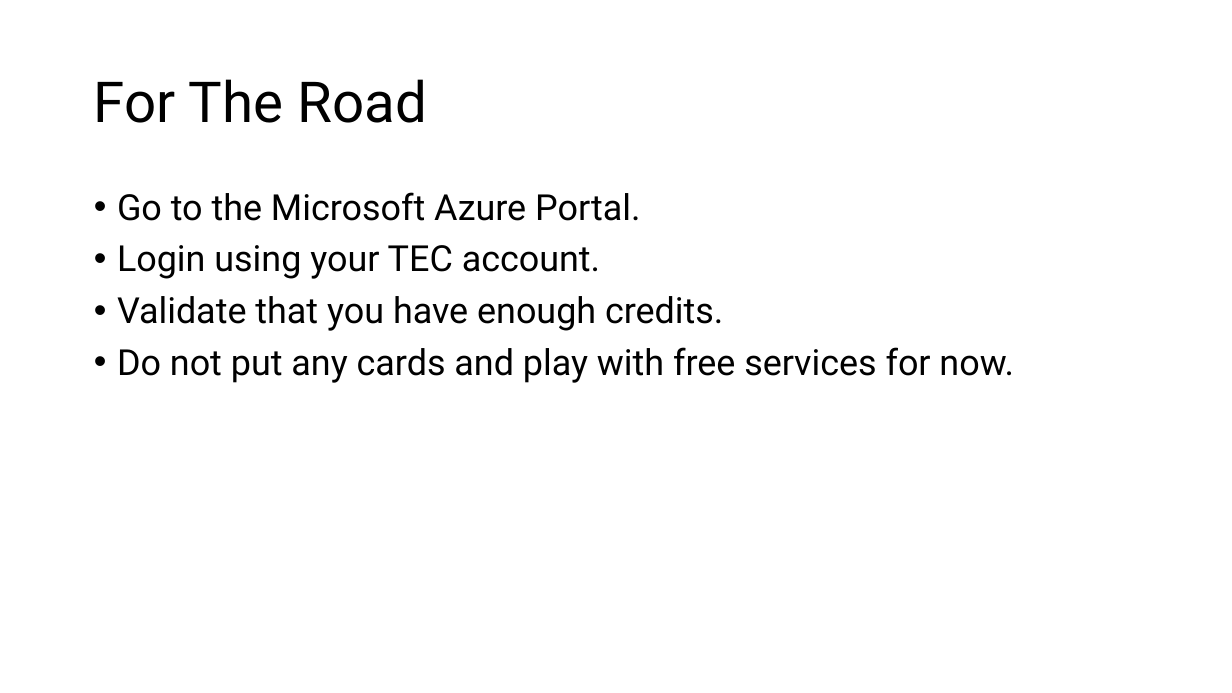
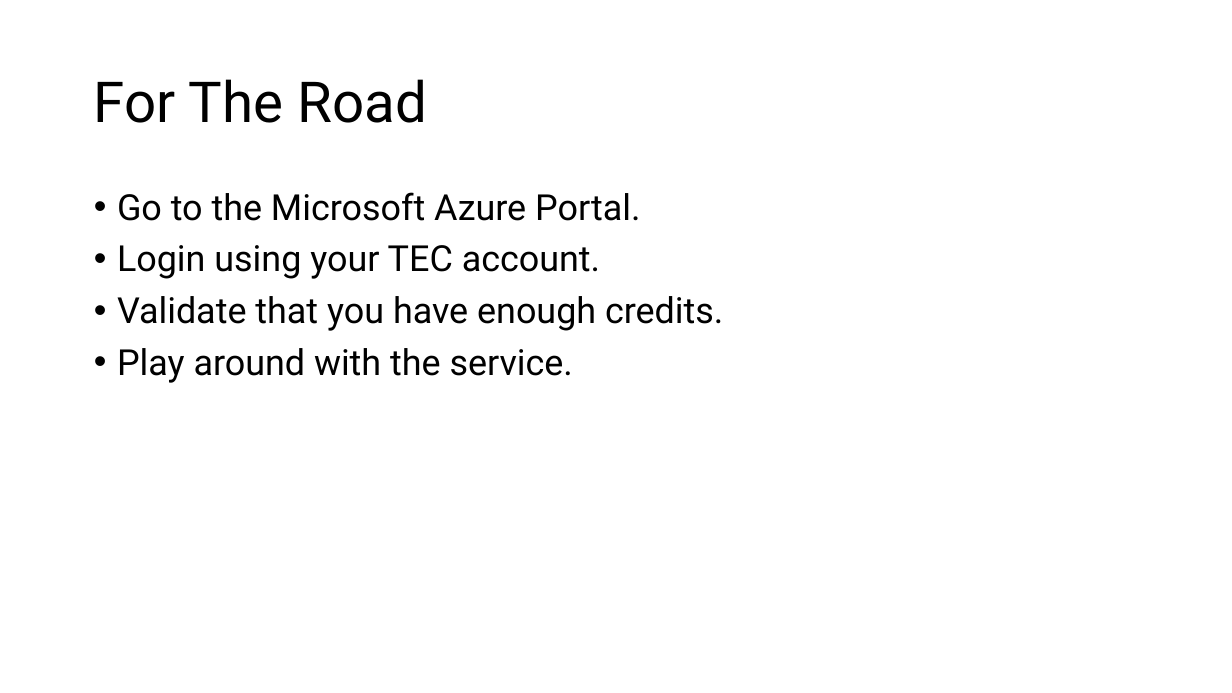
Before and after one commit to JonathanSolisP/design-course, a slide deck: slide 12 of Semana 6/Software Architecture.pptx. Drawn at 1232x693 pixels with LibreOffice and Linux fonts; fonts in the diff are those of the drawing. Boxes give left, top, right and bottom in pixels: in the first picture for what was removed or moved away, otherwise in the second. Text is boxed around its words. In the diff, an @@ line names an element or a change of style, - is before the commit and + after.

```diff
--- a/Semana 6/Software Architecture.pptx
+++ b/Semana 6/Software Architecture.pptx
@@ text at (117,348,573,383): text changed @@
-• Do not put any cards and play with free services for now.
+• Play around with the service.
```
Also in this commit, not shown: 1 other slide changed, 23 other files.
